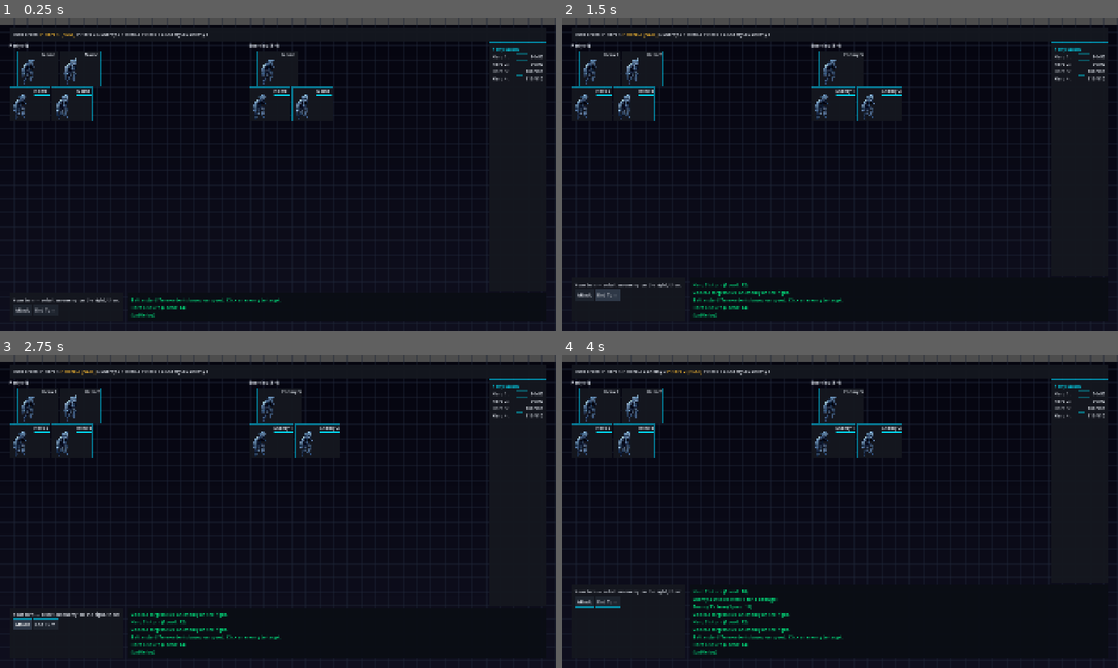
Above: before the commit, frames 1-4 (two rows, left to right).
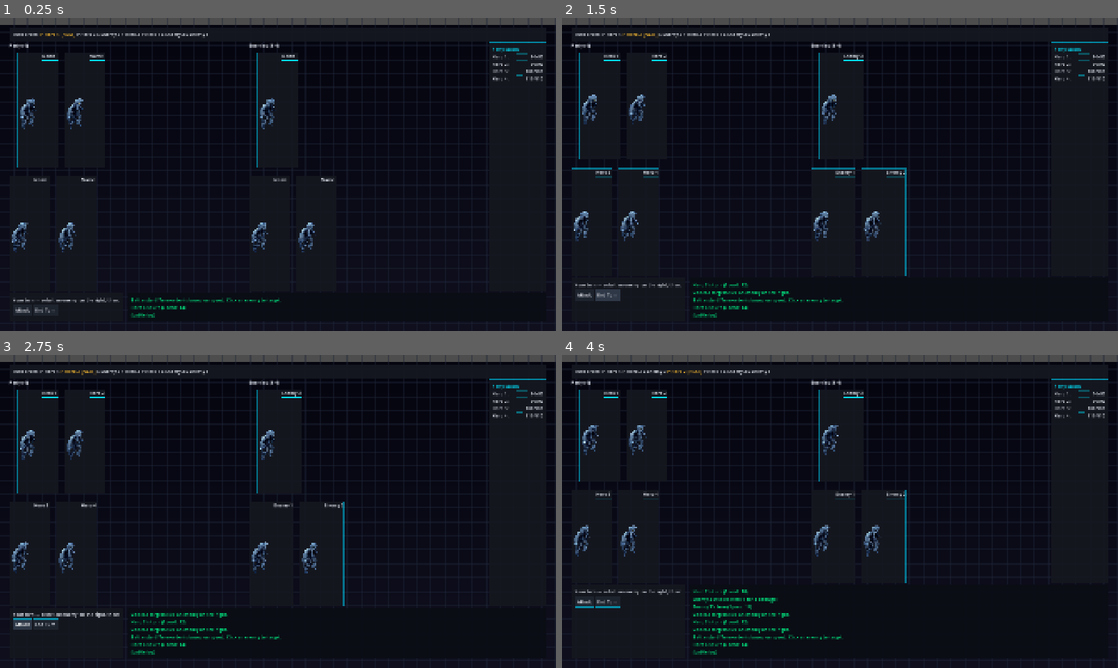
Above: after the commit, the same moments.

Repository: DinisMiranda/three_game
Game: Godot game, scene res://scenes/main/main.tscn
The game is run twice, just before and just after one commit, with the same random seed, the same clock (stepped at 60 frames per second) and the same inputs.
Inputs (mouse positions are in pixels of both pictures, inside the frame that each line leads up to):
- Up to frame 1 (0.25 s): no input
- Up to frame 2 (1.5 s): click "Attack" at 0.5 s; click "End Turn" at 1.25 s
- Up to frame 3 (2.75 s): click "Attack" at 2 s
- Up to frame 4 (4 s): click "End Turn" at 2.75 s; tap Enter at 3.5 s; move the mouse to (600, 405) at 3.52 s; click (600, 405) at 3.67 s

The runs differ from the first frame. In frame 1, 2.2% of the frame differs, in the area x 1-61%, y 10-75%; in frame 2, 2.7%, in the area x 1-62%, y 10-83%; in frame 3, 2.4%; in frame 4, 2.4%.

Commit message:
chore: fix character size box

Diff:
--- a/scenes/battle/battle_scene.tscn
+++ b/scenes/battle/battle_scene.tscn
@@ -60,7 +60,8 @@
 [node name="PartyArena" type="VBoxContainer" parent="Margin/VBox/ArenaRow"]
 layout_mode = 2
 size_flags_horizontal = 3
-theme_override_constants/separation = 8
+size_flags_vertical = 3
+theme_override_constants/separation = 12
 
 [node name="PartyLabel" type="Label" parent="Margin/VBox/ArenaRow/PartyArena"]
 layout_mode = 2
@@ -69,12 +70,13 @@
 [node name="PartySlots" type="VBoxContainer" parent="Margin/VBox/ArenaRow/PartyArena"]
 layout_mode = 2
 size_flags_vertical = 3
-theme_override_constants/separation = 4
+theme_override_constants/separation = 28
 
 [node name="EnemyArena" type="VBoxContainer" parent="Margin/VBox/ArenaRow"]
 layout_mode = 2
 size_flags_horizontal = 3
-theme_override_constants/separation = 8
+size_flags_vertical = 3
+theme_override_constants/separation = 12
 
 [node name="EnemyLabel" type="Label" parent="Margin/VBox/ArenaRow/EnemyArena"]
 layout_mode = 2
@@ -83,7 +85,7 @@
 [node name="EnemySlots" type="VBoxContainer" parent="Margin/VBox/ArenaRow/EnemyArena"]
 layout_mode = 2
 size_flags_vertical = 3
-theme_override_constants/separation = 4
+theme_override_constants/separation = 28
 
 [node name="PartyStatsPanel" type="PanelContainer" parent="Margin/VBox/ArenaRow"]
 layout_mode = 2
--- a/scripts/battle/battle_scene.gd
+++ b/scripts/battle/battle_scene.gd
@@ -121,11 +121,14 @@
 	_log("Battle start! Turn order is based on speed. Click an enemy to target.")
 
 # --- Returns an HBoxContainer for a row of slots. If behind=true, wrap in MarginContainer (indent). ---
+# Rows get size_flags_vertical = EXPAND so they fill the arena height and share space equally.
 func _make_row(container: VBoxContainer, behind: bool) -> HBoxContainer:
 	var h = HBoxContainer.new()
-	h.add_theme_constant_override("separation", 8)
+	h.size_flags_vertical = Control.SIZE_EXPAND_FILL
+	h.add_theme_constant_override("separation", 24)
 	if behind:
 		var m = MarginContainer.new()
+		m.size_flags_vertical = Control.SIZE_EXPAND_FILL
 		m.add_theme_constant_override("margin_left", 28)
 		m.add_child(h)
 		container.add_child(m)
